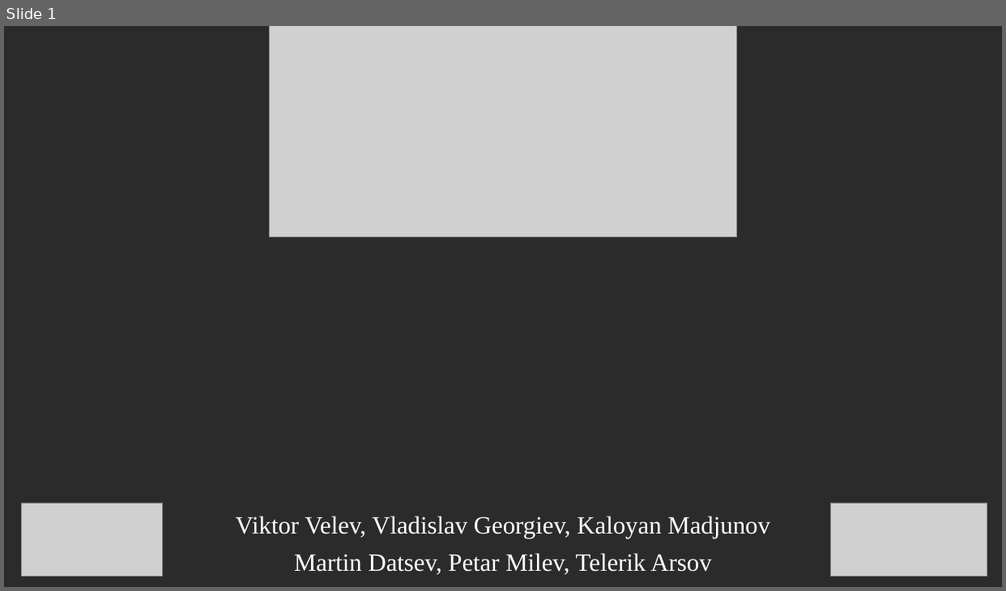
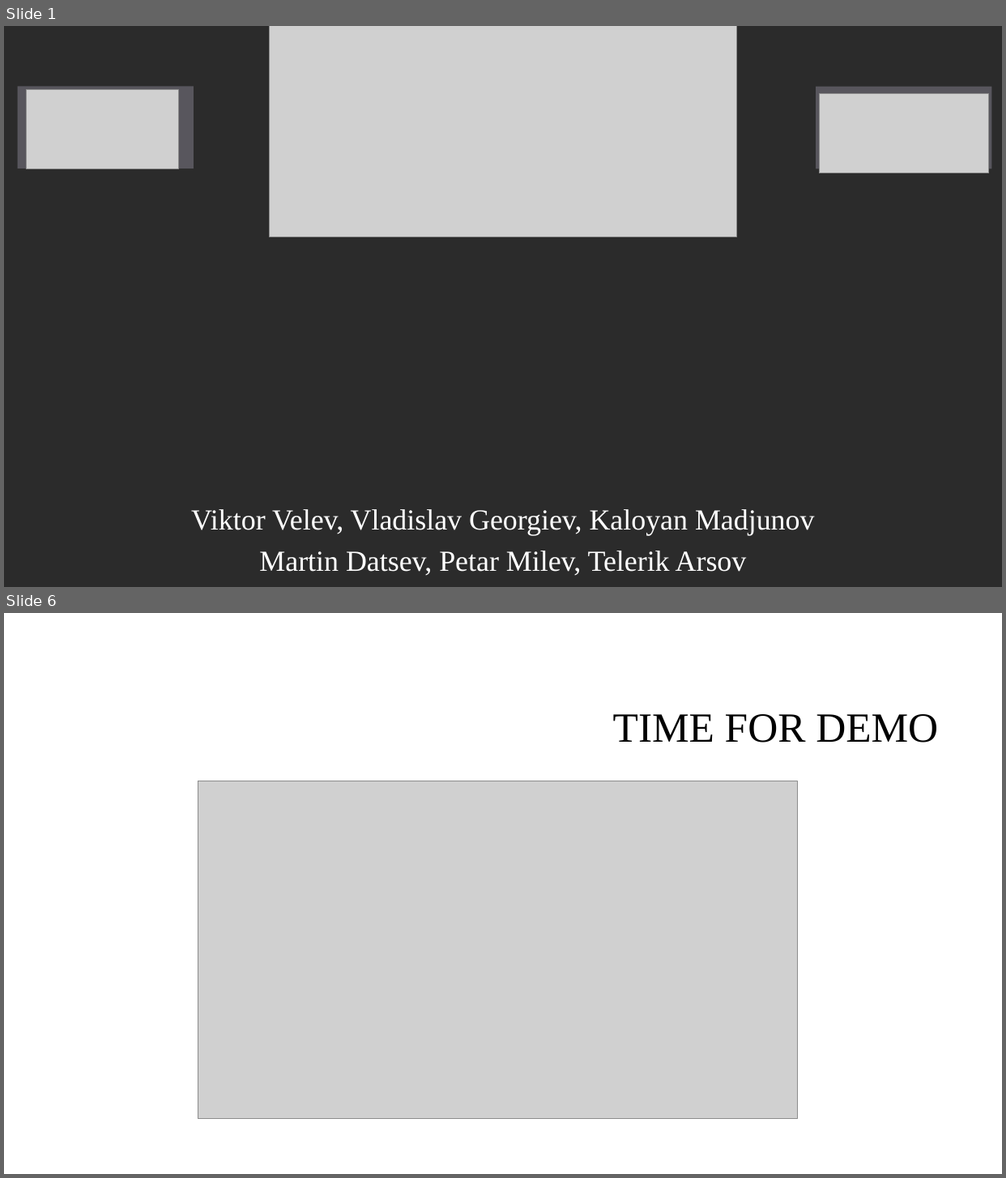
Before and after one commit to vision-sofia/Peper-Analysis, a slide deck: presentation/Peper Analysis.pptx. Shown one above the other, each under a label of ours: slide 1 before the commit, slides 1 and 6 after it; the slides between them are not shown. The pictures are 1006x591 and 1006x1178 pixels, drawn with LibreOffice and Linux fonts; fonts in the diff are those of the drawing; grey boxes stand for pictures; background and template pictures are left out; a plain dark background stands for a picture behind light text. Boxes give left, top, right and bottom in pixels: in the first picture for what was removed or moved away, otherwise in the second. Text is boxed around its words. In the diff, an @@ line names an element or a change of style, - is before the commit and + after.

```diff
--- a/presentation/Peper Analysis.pptx
+++ b/presentation/Peper Analysis.pptx
@@ slide 6 added at bbox=[4, 613, 1002, 1174], background #FFFFFF @@
@@ title added at bbox=[613, 714, 938, 743], 40 pt, text #000000 @@
+TIME FOR DEMO
@@ picture added at bbox=[198, 781, 798, 1119] @@
@@ slide 1 changed as well @@
@@ rectangle added at bbox=[18, 86, 194, 169], fill #B8B3C9 at 32% opacity @@
@@ picture: place and size @@
-picture at bbox=[21, 503, 162, 576]
+picture at bbox=[26, 90, 177, 169]
@@ rectangle added at bbox=[816, 87, 992, 169], fill #B8B3C9 at 32% opacity @@
@@ picture: place and size @@
-picture at bbox=[830, 503, 987, 576]
+picture at bbox=[819, 94, 988, 173]
@@ subtitle "Viktor Velev, Vladislav Georgiev, Kaloyan ...": place and size @@
-subtitle "Viktor Velev, Vladislav Georgiev, Kaloyan ..." at bbox=[236, 516, 770, 575]
+subtitle "Viktor Velev, Vladislav Georgiev, Kaloyan ..." at bbox=[191, 510, 815, 576]
@@ subtitle "Viktor Velev, Vladislav Georgiev, Kaloyan ..." at bbox=[191, 510, 815, 576]: size 24 to 28 pt @@
```
Also in this commit, not shown: 5 other slides added, 6 slides removed, 8 other files.
